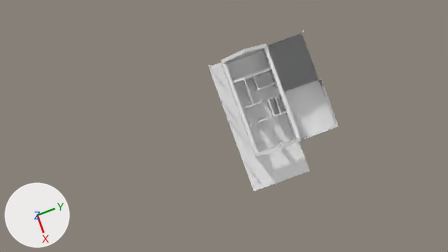
A saved change to the Blender file domek_teksturowanie.blend.
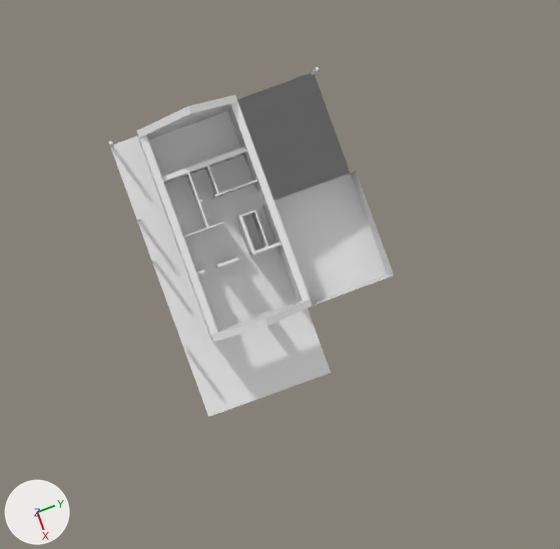
Each version is shown from the file's camera 'Camera', then close up on the part from 35% to 93% of the width and 0% to 100% of the height. The lights are fixed; the arrows at lower left show +X, +Y and +Z.

The older version as bpy lines, for what is in view:
```python
me_cube_001 = bpy.data.meshes.new('Cube.001')
me_cube_001.from_pydata(...)  # 139 vertices, 119 faces; spans x -3.5..3.5, y -7.5..7.5, z -1.8..1.8
me_cube_001.materials.append(mat_tynk)  # its picture is missing
me_cube_004 = bpy.data.meshes.new('Cube.004')
me_cube_004.from_pydata(...)  # 28 vertices, 5 faces, 13 loose edges; spans x -3.5..2.5, y -7.5..7.5, z -1.8..1.8
me_cube_004.materials.append(mat_tynk)  # its picture is missing
# before: 0 (2.5, 0.0, 1.5) at pixel (273, 200), 4 (-3.5, 0.0, 0.6) at pixel (355, 171), 8 (2.5, 7.5, 1.8) at pixel (312, 305), 11 (-3.5, 7.5, 0.7) at pixel (393, 275)
me_cube_012 = bpy.data.meshes.new('Cube.012')
me_cube_012.from_pydata(...)  # 30 vertices, 26 faces; spans x -3.5..3.5, y -7.5..7.5, z -2.3..1.5
me_cube_012.materials.append(mat_material)  # its picture is missing
ob_garaz = bpy.data.objects.new('garaz', me_cube_004)
ob_garaz.location = (0.0, 6.0, 1.75)
ob_garaz.rotation_euler = (0.0, 0.0, -1.571)  # degrees (0, 0, -90)
ob_parter_sciany_001 = bpy.data.objects.new('parter_sciany.001', me_cube_001)
ob_parter_sciany_001.location = (0.0, 0.0, 1.75)
ob_parter_sciany_001.rotation_euler = (0.0, 0.0, -1.571)  # degrees (0, 0, -90)
ob_szczytowa = bpy.data.objects.new('szczytowa', me_cube_012)
ob_szczytowa.location = (0.0, 0.0, 5.5)
ob_szczytowa.rotation_euler = (0.0, 0.0, -1.571)  # degrees (0, 0, -90)
# also in view: 'Cube' at (10.0, -1.0, 0.0); 'podloga_weranda' at (0.0, -4.5, 0.0); 'podloga_parter' at (0.0, 0.0, 0.0); 'wnetrze_parter' at (1.6, 0.0, 1.4); 'wnetrze_parter.001' at (-2.0, 0.0, 1.4)
```
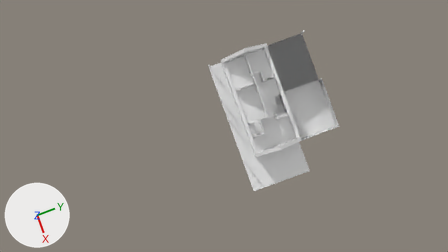
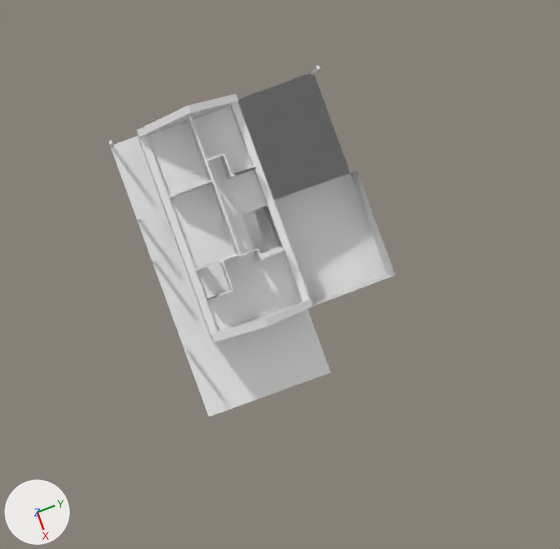
What differs and where, as boxes [x1, y1, x2, y2] in the close-ups (560 x 549 px; the box of a moved part takes in the faces that stretch with it):
'garaz', reshaped: before [238, 73, 394, 306]; after [238, 73, 395, 306]
'strop', added: after [147, 105, 302, 332]
'szczytowa', moved: before [137, 95, 312, 342]; after [137, 94, 313, 342]
'sciany_poddasze', added: after [169, 115, 286, 300]
'schody', added: after [243, 208, 279, 253]
part 1 of me_cube_004, moved or reshaped: before [274, 171, 394, 306]; after [274, 171, 395, 306]
'podloga_parter', unchanged, covered by the edit: before [148, 111, 297, 330]

What changed in the scene script:
```text
Add mat_material_004:
    mat_material_004 = principled_material('Material.004')
    mat_material_004.base_color = (0.8, 0.8, 0.8)  # white #e7e7e7
Change me_cube_004:
    where me_cube_004.from_pydata(...)  # 28 vertices, 5 faces, 13 loose edges; spans x -3.5..2.5, y -7.5..7.5, z -1.8..1.8
    used by ob_garaz; location = (0.0, 6.0, 1.75); rotation_euler = (0.0, 0.0, -1.571), in degrees (0, 0, -90)
    me_cube_004 part 1
    add for i in [0, 4, 8, 11]: me_cube_004.vertices[i].co += Vector((0.0, 0.0, 0.5))
Add me_cube_003:
    me_cube_003.from_pydata(...)  # 210 vertices, 196 faces; spans x -1.0..0.7, y -47.7..52.3, z -1.5..1.4
Add me_plane_001:
    me_plane_001.from_pydata(...)  # 28 vertices, 23 faces; spans x -1.0..1.0, y -1.0..1.0, z 0.0..0.4
    me_plane_001.materials.append(mat_material_004)  # its picture is missing
Add me_cube_019:
    me_cube_019.from_pydata(...)  # 95 vertices, 50 faces; spans x -1.0..57.0, y 1.8..3.0, z -1.0..1.0
Change ob_szczytowa:
    ob_szczytowa.location: (0.0, 0.0, 5.5) -> (0.0, 0.0, 6.0)
Add ob_sciany_poddasze:
    ob_sciany_poddasze = bpy.data.objects.new('sciany_poddasze', me_cube_003)
    ob_sciany_poddasze.location = (0.0, -0.14, 4.7)
    ob_sciany_poddasze.scale = (7.0, 0.06, 1.0)
Add ob_strop:
    ob_strop = bpy.data.objects.new('strop', me_plane_001)
    ob_strop.location = (0.02, 0.0, 2.8)
    ob_strop.scale = (7.0, 3.0, 1.0)
Add ob_schody:
    ob_schody = bpy.data.objects.new('schody', me_cube_019)
    ob_schody.location = (0.2, -1.5, 1.4)
    ob_schody.scale = (0.05, 1.5, 1.4)
```
